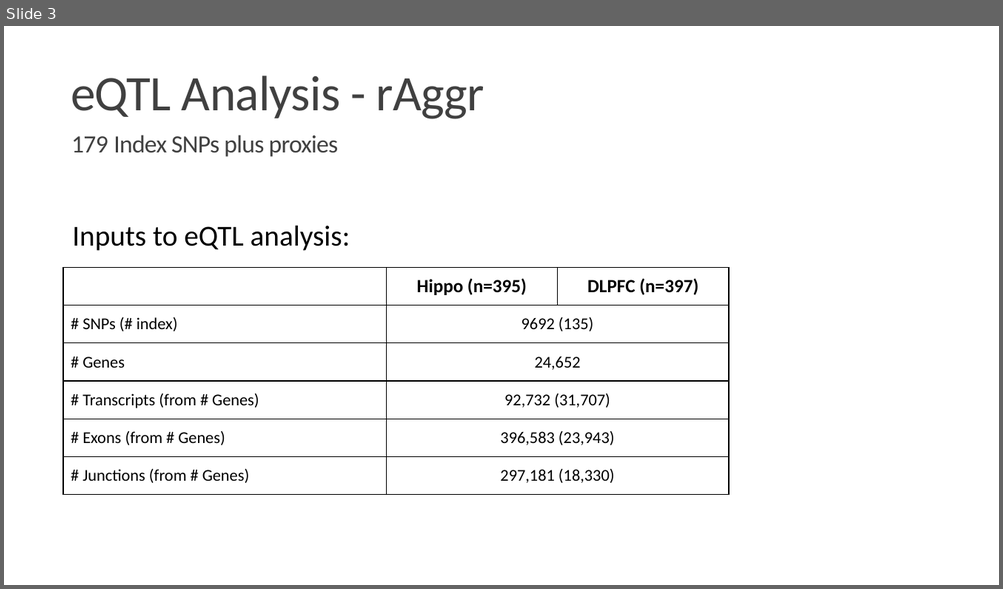
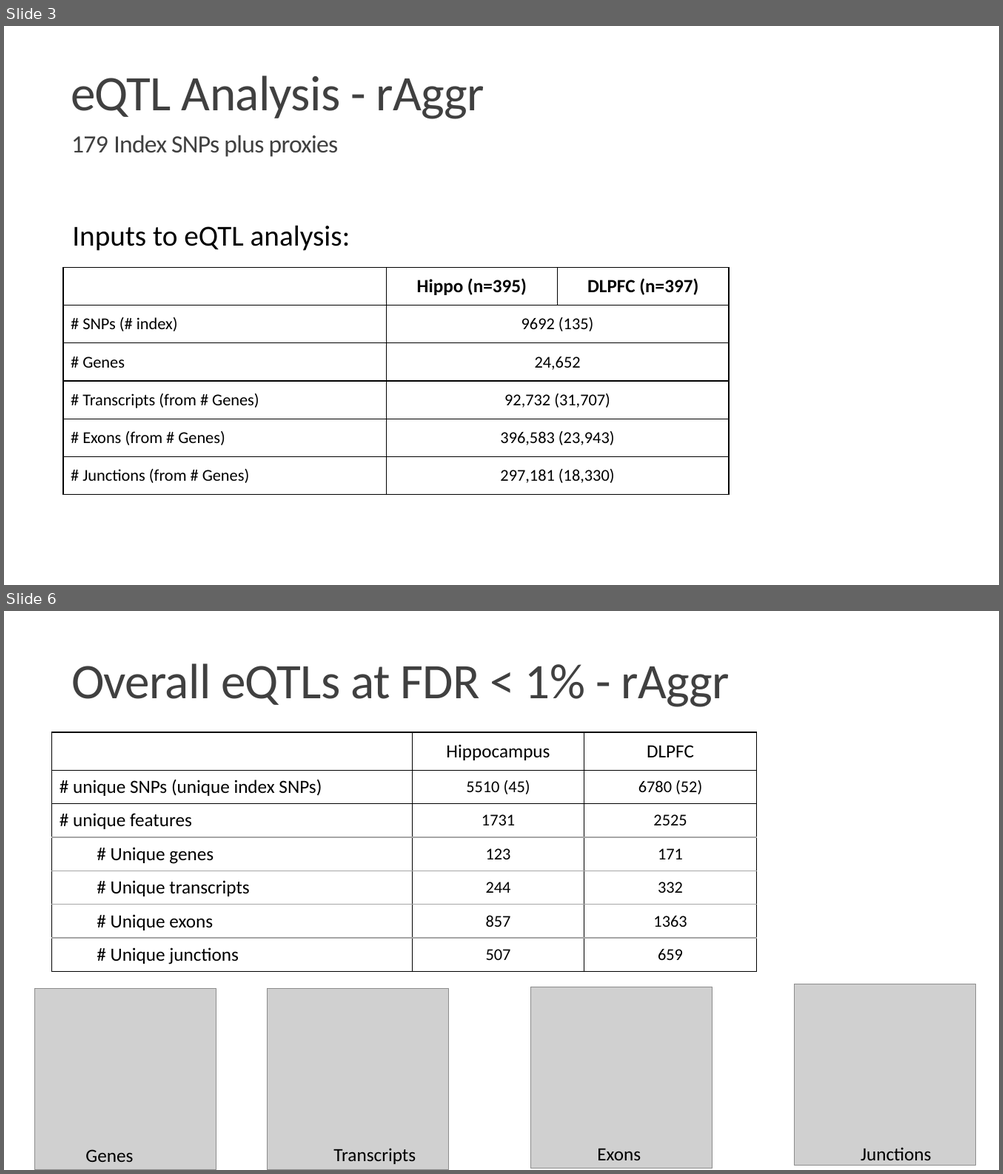
Before and after one commit to LieberInstitute/brainseq_phase2, a slide deck: eQTL_GWAS_riskSNPs/raggr_results_tables.pptx. Shown one above the other, each under a label of ours: slide 3 before the commit, slides 3 and 6 after it; the slides between them are not shown. The pictures are 1003x589 and 1003x1174 pixels, drawn with LibreOffice and Linux fonts; fonts in the diff are those of the drawing; grey boxes stand for pictures. Boxes give left, top, right and bottom in pixels: in the first picture for what was removed or moved away, otherwise in the second. Text is boxed around its words. In the diff, an @@ line names an element or a change of style, - is before the commit and + after.

Commit message:
Add venn diagrams and table to powerpoint

```diff
--- a/eQTL_GWAS_riskSNPs/raggr_results_tables.pptx
+++ b/eQTL_GWAS_riskSNPs/raggr_results_tables.pptx
@@ slide 6 added at (x1=4, y1=611, x2=999, y2=1170), background #FFFFFF @@
@@ title added at (x1=71, y1=664, x2=729, y2=707), 48 pt, text #404040 @@
+Overall eQTLs at FDR < 1% - rAggr
@@ table added at (x1=52, y1=732, x2=757, y2=972), 7 rows, 3 columns @@
+ | Hippocampus | DLPFC
+# unique SNPs (unique index SNPs) | 5510 (45) | 6780 (52)
+# unique features | 1731 | 2525
+# Unique genes | 123 | 171
+# Unique transcripts | 244 | 332
+# Unique exons | 857 | 1363
+# Unique junctions | 507 | 659
@@ picture added at (x1=531, y1=988, x2=712, y2=1169) @@
@@ picture added at (x1=794, y1=984, x2=976, y2=1165) @@
@@ picture added at (x1=34, y1=989, x2=216, y2=1170) @@
@@ picture added at (x1=267, y1=989, x2=449, y2=1170) @@
@@ text added at (x1=85, y1=1150, x2=133, y2=1162), 18 pt, text #000000 @@
+Genes
@@ text added at (x1=333, y1=1148, x2=415, y2=1165), 18 pt, text #000000 @@
+Transcripts
@@ text added at (x1=597, y1=1149, x2=640, y2=1161), 18 pt, text #000000 @@
+Exons
@@ text added at (x1=860, y1=1147, x2=930, y2=1161), 18 pt, text #000000 @@
+Junctions
```
Also in this commit, not shown: 1 slide changed, 2 other slides added, 7 other files.
